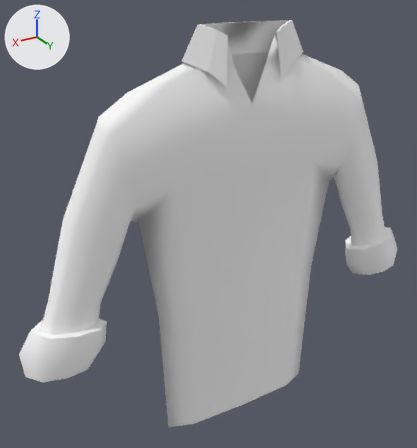
Two versions of the FBX model Assets/Art/Static Meshes/TempClothing/SM_LongSleeve_Shirt001.fbx, one commit apart.
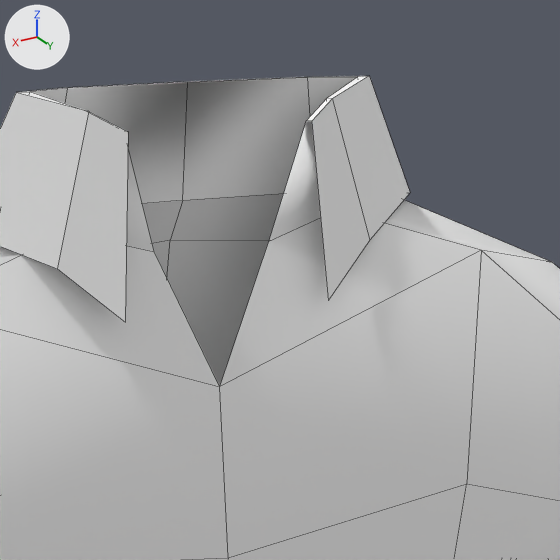
Old and new are each drawn whole from a camera (50 mm lens) standing at (0.474, 0.688, 0.699) and looking at (0.041, -0.033, 0.339) and again close up on the part from 46% to 82% of the width and 0% to 34% of the height. Lighting does not change. The marker at upper left points along +X, +Y and +Z. The first two pictures are the older version. The close-ups show mesh edges as thin lines. Where no turn or scale is listed for an object, it has been applied to the vertices. Vertices at exactly the same position are counted once.

Names of what the first close-up shows: 'SM_LongSleeve_Shirt001'.
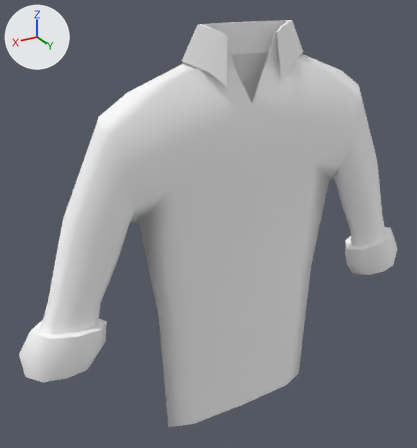
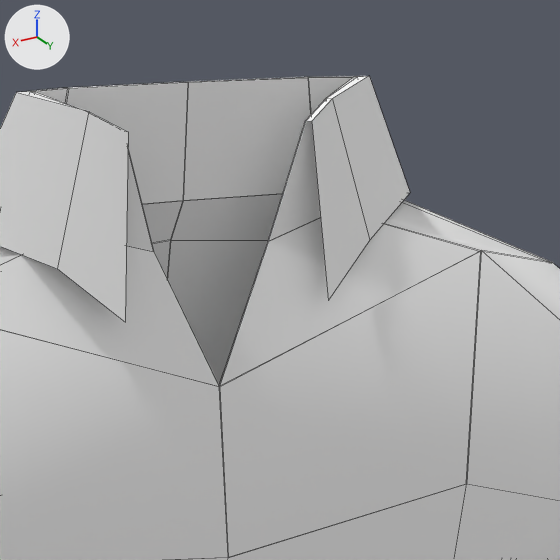
What differs and where, as boxes [x1, y1, x2, y2] in the close-ups (560 x 560 px):
part 1 of me_mesh_071, added
    after: [32, 77, 356, 386]

What the commit changed:
me_mesh_071 is used by ob_sm_longsleeve_shirt001; location (0.0, 0.0, 0.0).
me_mesh_071 had 269 vertices, 272 faces and spanned x -0.359..0.359, y -0.035..0.036, z 0.0..0.641.
me_mesh_071 now has 300 vertices, 305 faces and spans x -0.359..0.359, y -0.035..0.036, z 0.0..0.641.
Part 1, on me_mesh_071:
32 vertices are added at x -0.181..0.181, y -0.026..0.026, z 0.469..0.641.
38 new faces join them.
Other edits to the shape of me_mesh_071 do not show in these pictures.
